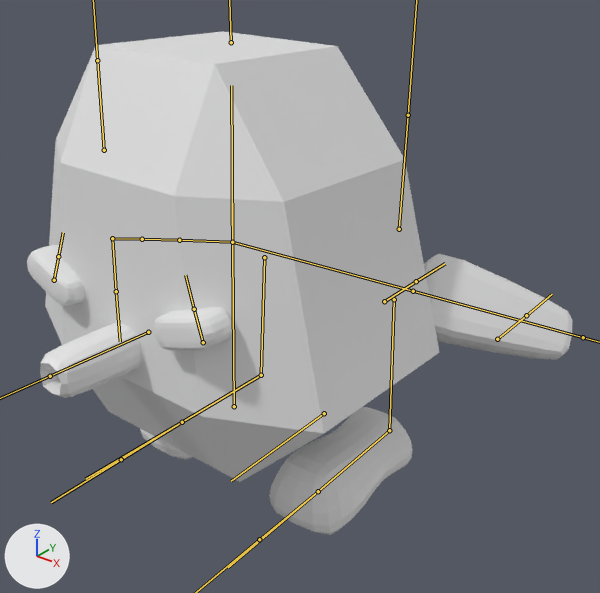
One commit to the FBX model Assets/Models/Poof.fbx: the scene before it, then after it.
Camera for both pictures: a 50 mm camera at (2.8, -3.76, 3.14) aimed at (0.01, -0.27, 0.98). Lighting does not change. The marker at lower left points along +X, +Y and +Z. Both versions are drawn at frame 18 of the action 'Armature|Shoot'; the numbers are the values there. The bones that bend it are drawn over the model as lines.

In view in the first picture: 'Arm', 'Body', 'Eye', 'Foot', 'Nozzle'.
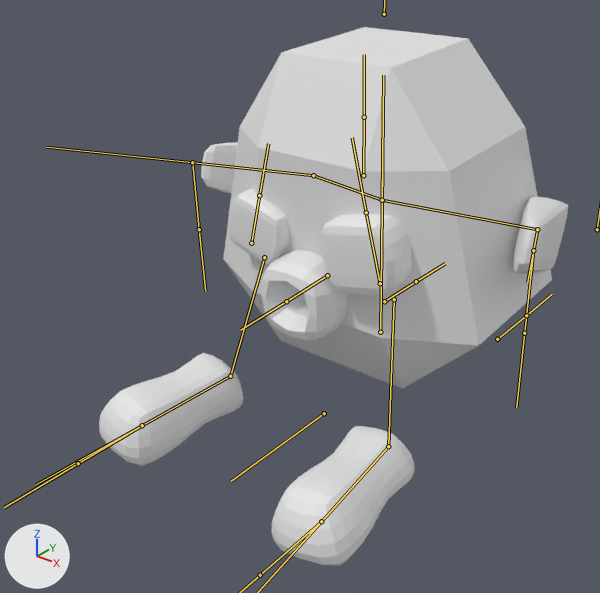
The edits, one by one:
Bone 'Body' (bone_body) moves from (0.0, -0.004, 0.859) to (0.0, -0.157, -0.653).
Bone 'Body' (bone_body) turns from (-2, 0, 0) to (3, 0, 0) degrees about its own x, y and z.
Bone 'Eye.L' (bone_eye_l) moves from (0.121, 0.077, 0.0) to (0.087, 0.055, 0.0).
Bone 'Eye.L' (bone_eye_l) turns from (0, 0, 18) to (0, 0, 13) degrees about its own x, y and z.
Bone 'Eye.L' (bone_eye_l) is rescaled from (1.38, 0.34, 1.0) to (1.83, 0.93, 1.5).
Bone 'Eye.R' (bone_eye_r) moves from (-0.115, 0.075, 0.0) to (-0.082, 0.053, 0.0).
Bone 'Eye.R' (bone_eye_r) turns from (0, 0, -22) to (0, 0, -16) degrees about its own x, y and z.
Bone 'Eye.R' (bone_eye_r) is rescaled from (1.38, 0.33, 1.0) to (1.65, 0.79, 1.0).
Bone 'Nozzle' (bone_nozzle) is rescaled from (0.79, 1.43, 0.79) to (1.77, 1.0, 1.77).
Bone 'Shoulder.L' (bone_shoulder_l) turns from (-23, 49, 21) to (27, -108, 0) degrees about its own x, y and z.
Bone 'Arm.L' (bone_arm_l) turns from (0, 0, 90) to (0, 0, -6) degrees about its own x, y and z.
Bone 'Shoulder.R' (bone_shoulder_r) turns from (-23, -35, -13) to (27, 108, 0) degrees about its own x, y and z.
Bone 'Arm.R' (bone_arm_r) turns from (0, 0, 90) to (0, 0, -6) degrees about its own x, y and z.
Bone 'Hip.L' (bone_hip_l) turns from (-1, -1, -2) to (-13, -4, -8) degrees about its own x, y and z.
Bone 'Leg.L' (bone_leg_l) turns from (-1, 0, 0) to (-16, 0, 0) degrees about its own x, y and z.
Bone 'Hip.R' (bone_hip_r) turns from (-1, 1, 3) to (-13, 5, 9) degrees about its own x, y and z.
Bone 'Leg.R' (bone_leg_r) turns from (-1, 0, 0) to (-17, 0, 0) degrees about its own x, y and z.

Where the change shows, as pixel boxes [x1, y1, x2, y2] in the pictures (600 x 593 px):
'Body', posed (17% narrower, 20% shorter)
    before: [45, 31, 440, 482]
    after: [223, 27, 552, 389]
'Foot', posed
    before: [140, 407, 413, 535]
    after: [99, 353, 414, 566]
'Arm', posed
    before: [424, 254, 573, 360]
    after: [201, 142, 569, 274]
'Eye', posed (11% narrower)
    before: [27, 245, 233, 351]
    after: [228, 189, 412, 295]
'Nozzle', posed
    before: [40, 322, 141, 398]
    after: [262, 250, 347, 340]
bone 'Body', root to tip
    before: (234, 406) to (232, 200)
    after: (380, 332) to (382, 166)
bone 'Eye.L', root to tip
    before: (203, 342) to (194, 309)
    after: (380, 283) to (366, 212)
bone 'Eye.R', root to tip
    before: (54, 280) to (58, 256)
    after: (251, 243) to (259, 195)
bone 'Nozzle', root to tip
    before: (148, 332) to (50, 376)
    after: (327, 275) to (286, 301)
bone 'Shoulder.L', root to tip
    before: (232, 242) to (413, 291)
    after: (382, 200) to (537, 229)
bone 'Arm.L', root to tip
    before: (413, 291) to (583, 337)
    after: (537, 229) to (533, 250)
bone 'Shoulder.R', root to tip
    before: (232, 242) to (179, 240)
    after: (382, 200) to (313, 175)
bone 'Arm.R', root to tip
    before: (179, 240) to (142, 239)
    after: (313, 175) to (192, 162)
bone 'Hip.L', root to tip
    before: (394, 299) to (389, 430)
    after: (394, 299) to (388, 446)
bone 'Leg.L', root to tip
    before: (389, 430) to (318, 491)
    after: (388, 446) to (321, 521)
bone 'Hip.R', root to tip
    before: (264, 257) to (261, 375)
    after: (264, 257) to (230, 376)
bone 'Leg.R', root to tip
    before: (261, 375) to (182, 422)
    after: (230, 376) to (142, 425)
